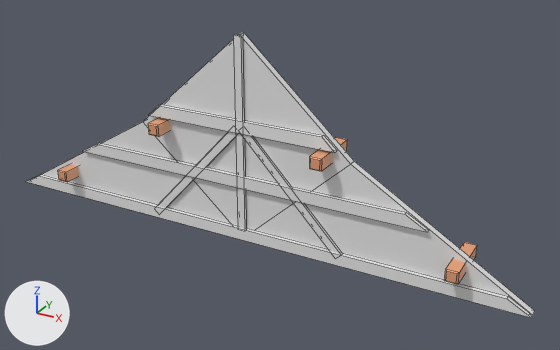
The FBX model GameProjectTwo/Assets/Meshes/Building/Gable/Gable_medium2.fbx, before and after one commit.
The view is the same before and after, from a 50 mm lens placed at (8.88, -14.31, 7.32), pointed at (0.89, 0.23, 0.05). Lighting does not change. The marker at lower left points along +X, +Y and +Z. Mesh edges are drawn as thin lines.

The scene before the commit, as lines of its bpy script (objects in view):
```python
me_cube_197 = bpy.data.meshes.new('Cube.197')
me_cube_197.from_pydata(...)  # 48 vertices, 24 faces; spans x -7.08..6.94, y -0.21..-0.08, z -1.67..3.33
me_cube_217 = bpy.data.meshes.new('Cube.217')
me_cube_217.from_pydata(...)  # 48 vertices, 36 faces; spans x -5.42..5.48, y -0.56..0.76, z -1.14..1.02
me_cube_217.materials.append(mat_wood_plank)  # beige #e7a076
me_plane_020 = bpy.data.meshes.new('Plane.020')
me_plane_020.from_pydata(...)  # 12 vertices, 14 faces; spans x -7.05..6.95, y -0.1..0.1, z -1.67..3.34
ob_gable_medium2_wall_low = bpy.data.objects.new('Gable_medium2_wall_low', me_plane_020)
ob_gable_medium2_wall_low.location = (0.0, 0.0, 0.0)
ob_gable_medium2_woodbeam_low = bpy.data.objects.new('Gable_medium2_woodbeam_low', me_cube_217)
ob_gable_medium2_woodbeam_low.location = (0.0, 0.0, 0.0)
ob_gable_medium2_woodplank_low = bpy.data.objects.new('Gable_medium2_woodplank_low', me_cube_197)
ob_gable_medium2_woodplank_low.location = (0.0, 0.0, 0.0)
```
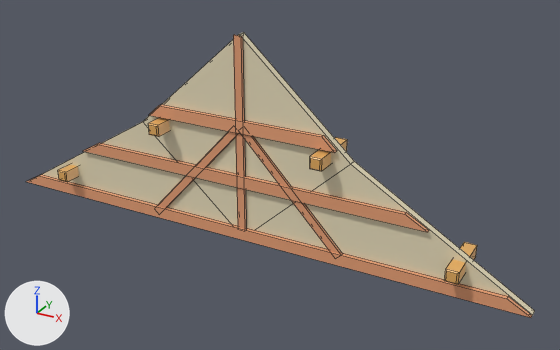
Patch to the scene script:
```diff
--- a/GameProjectTwo/Assets/Meshes/Building/Gable/Gable_medium2.fbx.py
+++ b/GameProjectTwo/Assets/Meshes/Building/Gable/Gable_medium2.fbx.py
@@ mat_wall @@
+mat_wall = principled_material('Wall')
+mat_wall.base_color = (0.8, 0.717, 0.5)  # beige #e7dcbc
@@ me_cube_197 @@
 me_cube_197.from_pydata(...)  # 48 vertices, 24 faces; spans x -7.08..6.94, y -0.21..-0.08, z -1.67..3.33
+me_cube_197.materials.append(mat_wood_plank)  # beige #e7a076
@@ me_plane_020 @@
 me_plane_020.from_pydata(...)  # 12 vertices, 14 faces; spans x -7.05..6.95, y -0.1..0.1, z -1.67..3.34
+me_plane_020.materials.append(mat_wall)  # beige #e7dcbc
```

Changed parts and their boxes (x1, y1, x2, y2) in the pictures (560 x 350 px):
'Gable_medium2_wall_low', recoloured (grey to beige): (41, 32, 535, 315) in both
'Gable_medium2_woodplank_low', recoloured: (26, 34, 532, 318) in both
